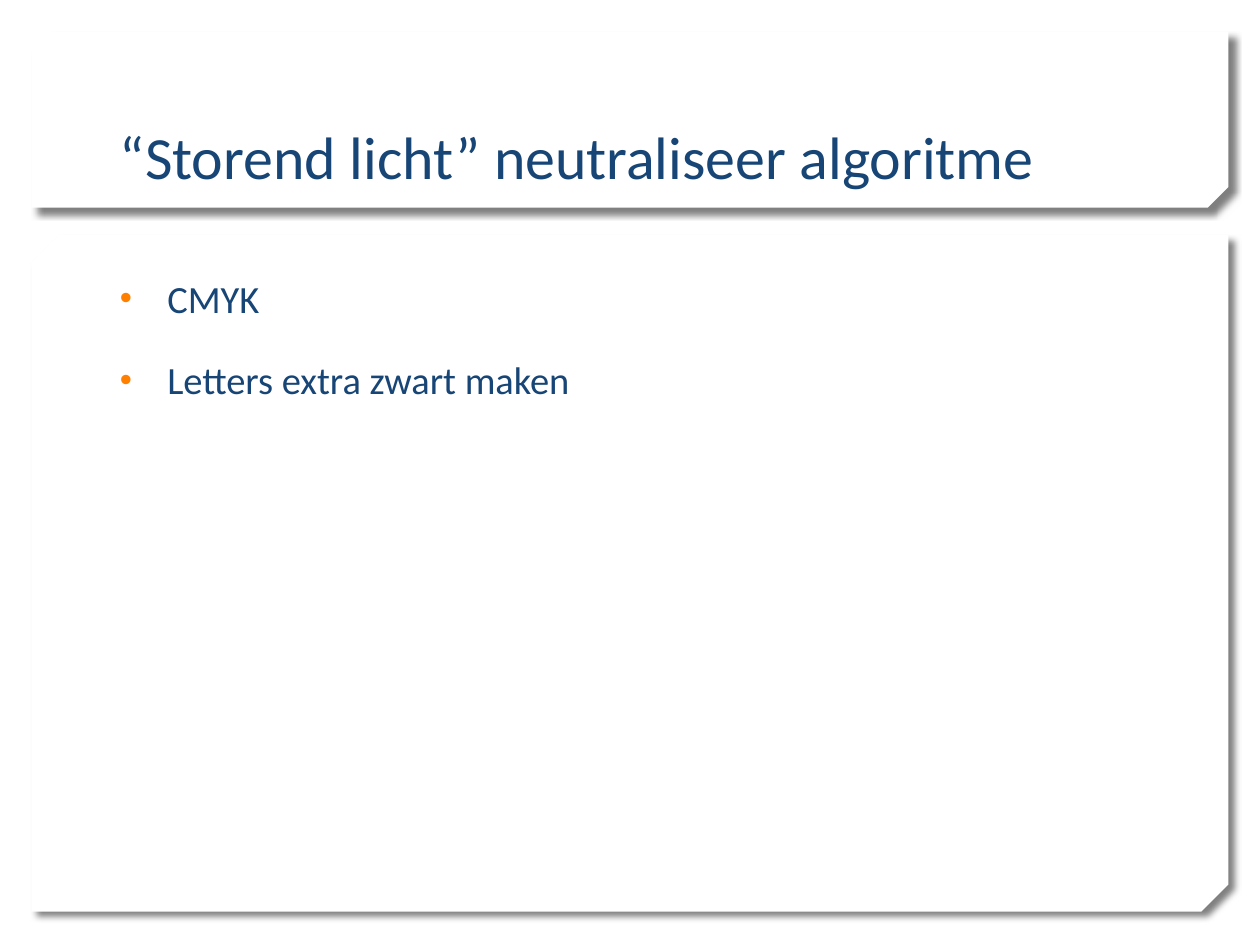
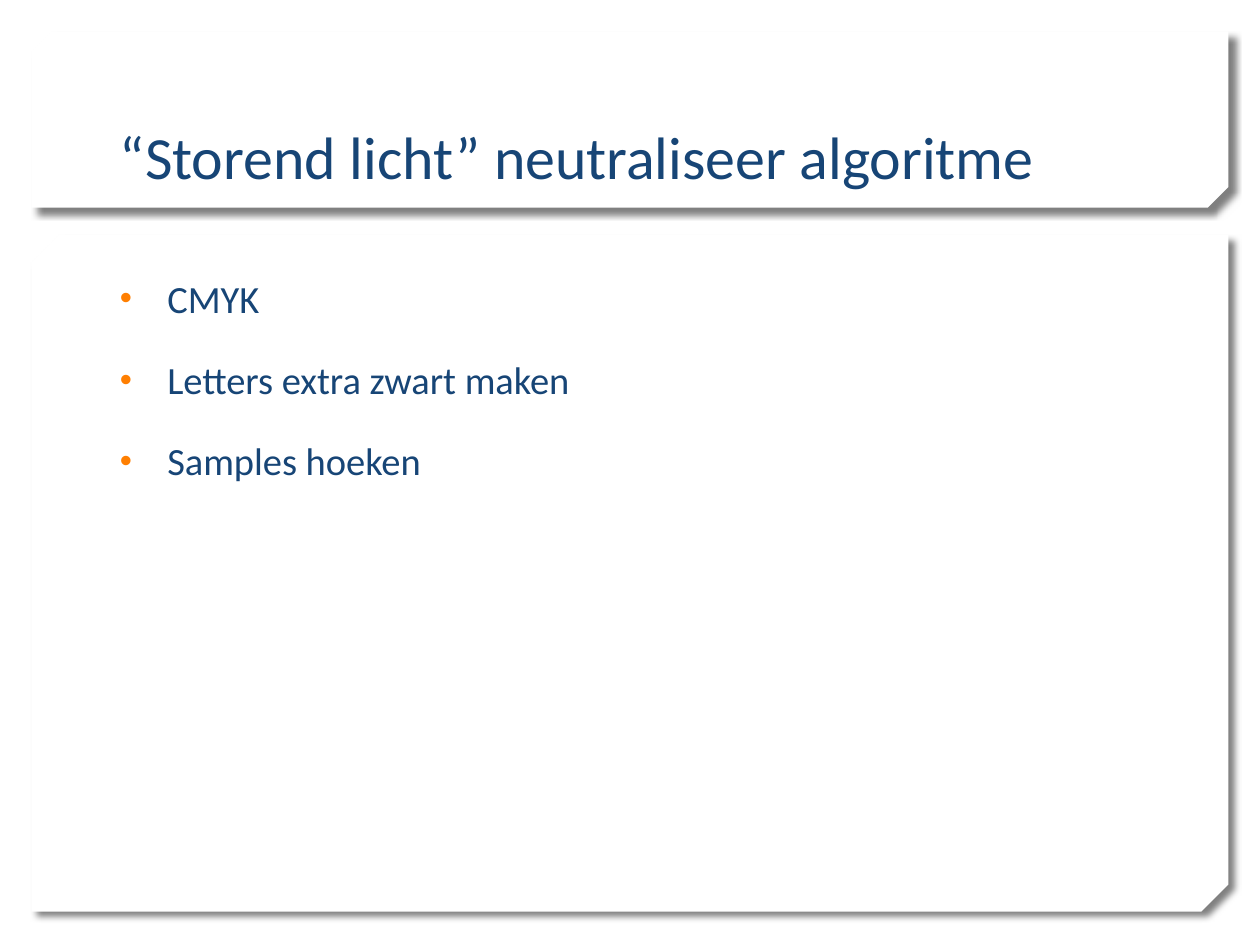
Before and after one commit to madmilla/THO7-Schaduw-belichting, a slide deck: slide 5 of Presentatie.pptx. Drawn at 1260x945 pixels with LibreOffice and Linux fonts; fonts in the diff are those of the drawing; background and template pictures are left out. Boxes give left, top, right and bottom in pixels: in the first picture for what was removed or moved away, otherwise in the second. Text is boxed around its words. In the diff, an @@ line names an element or a change of style, - is before the commit and + after.

```diff
--- a/Presentatie.pptx
+++ b/Presentatie.pptx
@@ text at box(167, 448, 421, 482): paragraph added @@
+• Samples hoeken
```
Also in this commit, not shown: 3 other slides changed, 1 slide added.
